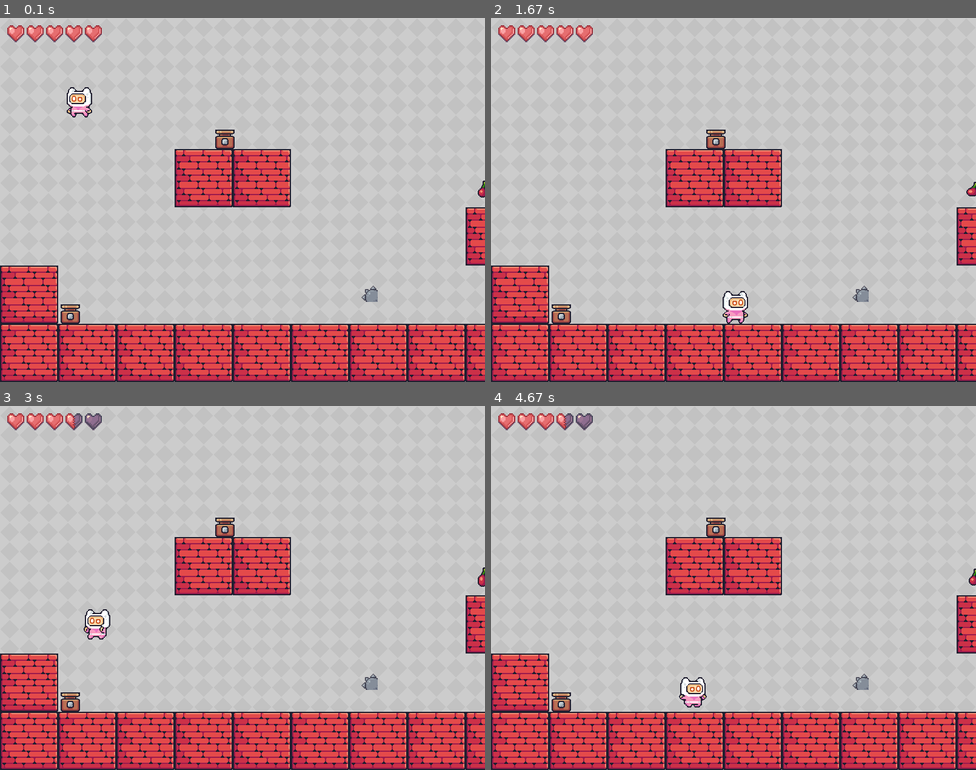
Above: before the commit, frames 1-4 (two rows, left to right).
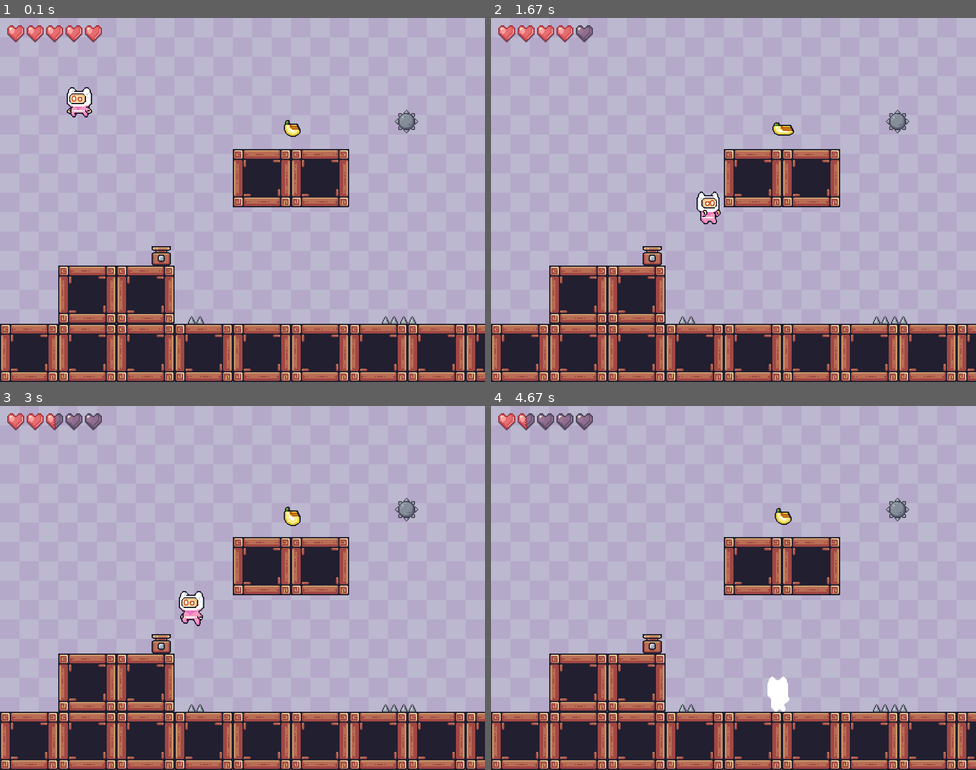
Above: after the commit, the same moments.

Repository: jamuerta/pygames-project
Game: pygame game, started from game.py
Two runs of this game, one before a commit and one after it. Both use one fixed random seed, a clock stepped at 60 frames per second and the inputs below.
Inputs:
- Up to frame 1 (0.1 s): no input
- Up to frame 2 (1.67 s): hold Right 0.33-0.8 s; hold Up 0.83-1.13 s; hold Right 1.17-1.63 s
- Up to frame 3 (3 s): hold Left 1.67-2.2 s; hold Left 2.23-2.63 s; hold Up from 2.67 s (still down)
- Up to frame 4 (4.67 s): release Up at 3.03 s; hold Right 3.07-3.7 s; hold Left 3.73-4.2 s; hold Right from 4.23 s (still down)

The runs differ from the first frame. In frame 1, 62% of the frame differs, in the area x 0-100%, y 0-100%; in frame 2, 62%; in frame 3, 62%; in frame 4, 63%.

Commit message:
mas objetos :c

Diff:
--- a/game.py
+++ b/game.py
@@ -83,7 +83,7 @@
     level4 = Level(jugador, "Brown.png")
     level5 = Level(jugador, "Purple.png")
 
-    current_level = level1
+    current_level = level5
 
     level1.load_game_data(objetos_nivel1)
     level2.load_game_data(objetos_nivel2)
@@ -133,6 +133,11 @@
                     current_level = level4
                 elif current_level == level4:
                     current_level = level5
+                elif current_level == level5:
+                    game_over(ventana, "Completaste el juego! Felicidades!", WIDTH // 3, HEIGHT // 2)
+                    pygame.display.update()
+                    pygame.time.delay(3000)
+                    pygame.quit()
 
                 jugador.rect.left = 0
                 jugador.rect.y = 100
@@ -165,15 +170,6 @@
 n1_fire1 = Fuego(1000, 250, 16, 32)
 n1_fire2 = Fuego(100, HEIGHT - block_size - 64, 16, 32)
 n1_fire3 = Fuego(355, 152, 16, 32)
-
-n1_spikes1 = Spikes(1100, 487, 28, 28)
-n1_spikes2 = Spikes(1120, 487, 28, 28)
-n1_spikes3 = Spikes(1140, 487, 28, 28)
-
-n1_spikedball1 = Spiked_Ball(595, 440, 28, 28)
-n1_spikedball2 = Spiked_Ball(1300, 152, 28, 28)
-n1_spikedball3 = Spiked_Ball(1455, 56, 28, 28)
-n1_spikedball3 = Spiked_Ball(1770, 344, 28, 28)
 
 n1_fruit1 = speed_fruit(770, 250, 32, 32, "Cherries")
 
@@ -191,8 +187,11 @@
                 Bloque(block_size * 16, HEIGHT - block_size * 5, block_size, 272, 64),
                 Bloque(block_size * 18, HEIGHT - block_size * 2, block_size, 272, 64),
                 Bloque(block_size * 19, HEIGHT - block_size * 2, block_size, 272, 64),
-                    n1_spikes1, n1_spikes2, n1_spikes3, n1_fruit1, n1_fire2, n1_fire1,
-                    n1_spikedball3, n1_fire3, n1_spikedball1, n1_spikedball2]
+                 Spikes(1100, 475, 28, 28), Spikes(1120, 475, 28, 28), Spikes(1140, 475, 28, 28),
+                 Spikes(1410, 92, 28, 28), Spikes(1505, 92, 28, 28),
+                 Spiked_Ball(595, 440, 40, 40), Spiked_Ball(1300, 152, 40, 40), Spiked_Ball(1415, 300, 40, 40),
+                 Spiked_Ball(1770, 344, 40, 40),
+                 n1_fruit1, n1_fire2, n1_fire1, n1_fire3]
 
 ################################################################
 
@@ -204,18 +203,6 @@
 n2_fire7 = Fuego(1715, 440, 16, 32)
 n2_fire10 = Fuego(1950, 440, 16, 32)
 
-n2_spike1 = Spikes(870, 295, 28, 28)
-n2_spike2 = Spikes(890, 295, 28, 28)
-n2_spike8 = Spikes(910, 295, 28, 28)
-n2_spike9 = Spikes(930, 295, 28, 28)
-n2_spike10 = Spikes(950, 295, 28, 28)
-n2_spike3 = Spikes(1460, 487, 28, 28)
-n2_spike4 = Spikes(1440, 487, 28, 28)
-n2_spike5 = Spikes(1480, 487, 28, 28)
-n2_spike6 = Spikes(1500, 487, 28, 28)
-n2_spike7 = Spikes(1520, 487, 28, 28)
-
-n2_spikedball1 = Spiked_Ball(1760, 260, 28, 28)
 
 objetos_nivel2 = [*floor_2,
                   Bloque(block_size * 2, HEIGHT - block_size * 2, block_size, 96, 128),
@@ -228,25 +215,16 @@
                   Bloque(block_size * 14, HEIGHT - block_size * 5, block_size, 96, 128),
                   Bloque(block_size * 16, HEIGHT - block_size * 5, block_size, 96, 128),
                   Bloque(block_size * 18, HEIGHT - block_size * 3, block_size, 96, 128),
-                  n2_fire1, n2_fire2, n2_fire3, n2_spike1, n2_spike2, n2_spike3, n2_fire7,
-                  n2_spike4, n2_fire10, n2_spike5, n2_spike6, n2_spike7, n2_spike8, n2_spike9,
-                  n2_spikedball1, n2_spike10]
+                  Spikes(870, 285, 28, 28), Spikes(890, 285, 28, 28), Spikes(910, 285, 28, 28),
+                  Spikes(930, 285, 28, 28), Spikes(950, 285, 28, 28), Spikes(1460, 475, 28, 28),
+                  Spikes(1440, 475, 28, 28), Spikes(1480, 475, 28, 28), Spikes(1500, 475, 28, 28),
+                  Spikes(1520, 475, 28, 28), Spiked_Ball(1760, 260, 40, 40),
+                  n2_fire1, n2_fire2, n2_fire3, n2_fire7, n2_fire10]
 
 ################################################################
 
 n3_fire1 = Fuego(150, HEIGHT - block_size - 64, 16, 32)
 n3_fire2 = Fuego(1710, 440, 16, 32)
-
-
-n3_spike1 = Spikes(430, 475, 28, 28)
-n3_spike2 = Spikes(460, 475, 28, 28)
-n3_spike3 = Spikes(490, 475, 28, 28)
-n3_spike4 = Spikes(1320, 475, 28, 28)
-n3_spike5 = Spikes(1350, 475, 28, 28)
-
-n3_spikedball1 = Spiked_Ball(830, 330, 40, 40)
-n3_spikedball2 = Spiked_Ball(1400, 230, 40, 40)
-
 
 
 floor_3 = [Bloque(i * block_size, HEIGHT - block_size, block_size, 0, 0)
@@ -282,8 +260,10 @@
                   Bloque(block_size * 19, HEIGHT - block_size * 5, block_size, 0, 0),
                   Bloque(block_size * 19, HEIGHT - block_size * 6, block_size, 0, 0),
                   Bloque(block_size * 19, HEIGHT - block_size * 7, block_size, 0, 0),
-                  n3_spike1, n3_fire1, n3_fire2, n3_spike2, n3_spike3, n3_spike4, n3_spike5,
-                  n3_spikedball1, n3_spikedball2]
+                  Spikes(430, 475, 28, 28), Spikes(460, 475, 28, 28), Spikes(490, 475, 28, 28),
+                  Spikes(1320, 475, 28, 28), Spikes(1350, 475, 28, 28), Spiked_Ball(830, 330, 40, 40),
+                  Spiked_Ball(1400, 230, 40, 40),
+                  n3_fire1, n3_fire2]
 
 ################################################################
 
@@ -291,16 +271,6 @@
 n4_fire2 = Fuego(1465, 248, 16, 32)
 n4_fire3 = Fuego(1885, HEIGHT -block_size - 64, 16, 32)
 
-n4_spike1 = Spikes(1250, 475, 28, 28)
-n4_spike2 = Spikes(1280, 475, 28, 28)
-n4_spike3 = Spikes(1310, 475, 28, 28)
-n4_spike4 = Spikes(770, 285, 28, 28)
-n4_spike5 = Spikes(1040, 92, 28, 28)
-n4_spike6 = Spikes(1130, 92, 28, 28)
-n4_spike7 = Spikes(1700, 476, 28, 28)
-
-n4_spikedball1 = Spiked_Ball(360, 200, 40, 40)
-n4_spikedball2 = Spiked_Ball(1740, 50, 40, 40)
 
 floor_4 = [Bloque(i * block_size, HEIGHT - block_size, block_size, 96, 64)
            for i in range(0, 2000)]
@@ -319,8 +289,10 @@
                   Bloque(block_size * 16, HEIGHT - block_size * 3, block_size, 96, 64),
                   Bloque(block_size * 17, HEIGHT - block_size * 3, block_size, 96, 64),
                   Bloque(block_size * 18, HEIGHT - block_size * 4, block_size, 96, 64),
-                  n4_fire1, n4_fire2, n4_fire3, n4_spike1, n4_spike2, n4_spike3, n4_spike4, n4_spike5, n4_spike6,
-                  n4_spikedball2, n4_spikedball1, n4_spike7]
+                  Spikes(1250, 475, 28, 28), Spikes(1280, 475, 28, 28), Spikes(1310, 475, 28, 28),
+                  Spikes(770, 285, 28, 28), Spikes(1040, 92, 28, 28), Spikes(1130, 92, 28, 28),
+                  Spikes(1700, 476, 28, 28), Spiked_Ball(360, 200, 40, 40), Spiked_Ball(1740, 50, 40, 40),
+                  n4_fire1, n4_fire2, n4_fire3]
 
 ##############################################################
 
@@ -328,18 +300,6 @@
 n5_fire2 = Fuego(1310, 248, 16, 32)
 n5_fire3 = Fuego(1935, 440, 16, 32)
 
-n5_spike1 = Spikes(630, 476, 28, 28)
-n5_spike2 = Spikes(660, 476, 28, 28)
-n5_spike3 = Spikes(310, 476, 28, 28)
-n5_spike4 = Spikes(900, 92, 28, 28)
-n5_spike5 = Spikes(930, 92, 28, 28)
-n5_spike6 = Spikes(1140, 476, 28, 28)
-n5_spike7 = Spikes(1110, 476, 28, 28)
-n5_spike8 = Spikes(6700, 380, 28, 28)
-
-n5_spikedball1 = Spiked_Ball(650, 150, 40, 40)
-n5_spikedball2 = Spiked_Ball(840, 320, 40, 40)
-n5_spikedball3 = Spiked_Ball(1500, 250, 40, 40)
 
 n5_fruit1 = speed_fruit(450, 152, 32, 32, "Bananas")
 
@@ -348,7 +308,7 @@
 floor_5 = [Bloque(i * block_size, HEIGHT - block_size, block_size, 0, 64)
            for i in range(0, 2000)]
 
-objetos_nivel5 = [*floor_5, n5_fire3, n5_fruit1, n5_spike8,
+objetos_nivel5 = [*floor_5, n5_fire3, n5_fruit1,
                   Bloque(block_size, HEIGHT - block_size * 2, block_size, 0, 64),
                   Bloque(block_size * 2, HEIGHT - block_size * 2, block_size, 0, 64),
                   Bloque(block_size * 4, HEIGHT - block_size * 4, block_size, 0, 64),
@@ -360,8 +320,11 @@
                   Bloque(block_size * 17, HEIGHT - block_size * 2, block_size, 0, 64),
                   Bloque(block_size * 18, HEIGHT - block_size * 2, block_size, 0, 64),
                   Bloque(block_size * 18, HEIGHT - block_size * 3, block_size, 0, 64),
-                  n5_fire1, n5_spike1, n5_spike2, n5_spike3, n5_spike4, n5_spike5, n5_spike6,
-                  n5_spikedball1, n5_spike7, n5_fire2, n5_spikedball2, n5_spikedball3]
+                  Spikes(630, 476, 28, 28), Spikes(660, 476, 28, 28), Spikes(310, 476, 28, 28),
+                  Spikes(900, 92, 28, 28), Spikes(930, 92, 28, 28), Spikes(1140, 476, 28, 28),
+                  Spikes(1110, 476, 28, 28), Spikes(6700, 380, 28, 28), Spiked_Ball(650, 150, 40, 40),
+                  Spiked_Ball(840, 320, 40, 40), Spiked_Ball(1500, 250, 40, 40),
+                  n5_fire1, n5_fire2]
 
 if __name__ == "__main__":
     main(ventana)
